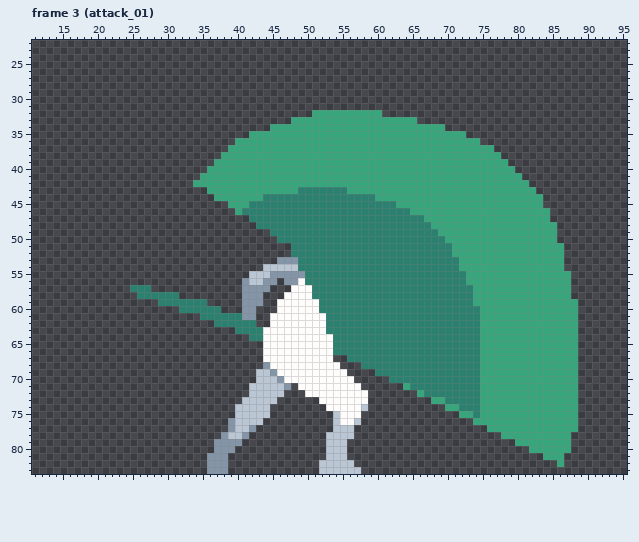
File history of a pixel-art file, Assets/DeadRevolver/PixelPrototypePlayerSprites/Art/Aseprite/PlayerCombatAnimations.aseprite. The picture above is the old version.
96x84 pixels, 124 frames. Colours within 5 levels of each other are drawn and written as one. Shown: frame 3 (attack_01): x 11..95, y 22..83. The commit also changed other frames, which this record leaves out.
After:
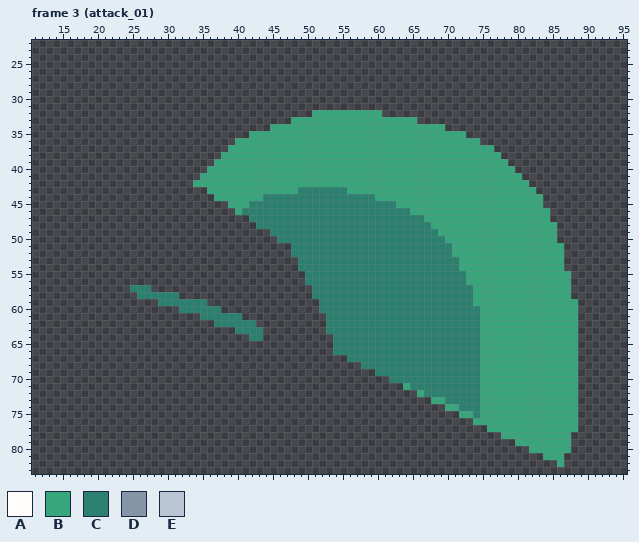
Palette (. is transparent): A #fffcfc  B #38a67c  C #2b806f  D #8595a8  E #bac6d4
From old to new:
layer "player" now hidden
Frame 3 (attack_01):
y 53: x 46..48 DDD -> ...
y 54: x 44..48 EEEEE -> .....
y 55: x 42..49 EEEDDDDD -> ........
y 56: x 41..45 DEEDD -> .....; x 47..49 DDA -> ...
y 57: x 41..44 DDDD -> ....; x 48..50 AAA -> ...
y 58: x 41..43 DDD -> ...; x 47..50 AAAA -> ....
y 59: x 41..43 DDD -> ...; x 46..51 AAAAAA -> ......
y 60: x 41..42 DD -> ..; x 46..51 AAAAAA -> ......
y 61: x 41..42 DD -> ..; x 45..52 AAAAAAAA -> ........
y 62: x 45..52 AAAAAAAA -> ........
y 63: x 44..52 AAAAAAAAA -> .........
y 64..67: x 44..53 AAAAAAAAAA -> ..........
y 68: x 44..54 DAAAAAAAAAA -> ...........
y 69: x 43..55 EEDAAAAAAAAAA -> .............
y 70: x 43..56 EEEDAAAAAAAAAA -> ..............
y 71: x 42..47 EEEEED -> ......; x 49..57 AAAAAAAAA -> .........
y 72: x 42..46 EEEEE -> .....; x 50..58 AAAAAAAAA -> .........
y 73: x 41..45 EEEEE -> .....; x 52..58 AAAAAAA -> .......
y 74: x 40..44 EEEEE -> .....; x 53..58 AAAAAE -> ......
y 75: x 40..44 EEEEE -> .....; x 54..57 EAAA -> ....
y 76: x 39..43 DEEEE -> .....; x 54..57 EAAE -> ....
y 77: x 39..42 DEED -> ....; x 54..56 EEE -> ...
y 78: x 38..41 DEED -> ....; x 53..56 EEEE -> ....
y 79: x 37..40 DDDD -> ....; x 53..55 EEE -> ...
y 80: x 37..39 DDD -> ...; x 53..55 EEE -> ...
y 81: x 36..38 DDD -> ...; x 53..55 EEE -> ...
y 82: x 36..38 DDD -> ...; x 52..56 EEEEE -> .....
y 83: x 36..38 DDD -> ...; x 52..57 EEEEEE -> ......
Pixel boxes of the changes (left, top, right, bottom) in both pictures:
erased: (207, 257, 368, 474)
